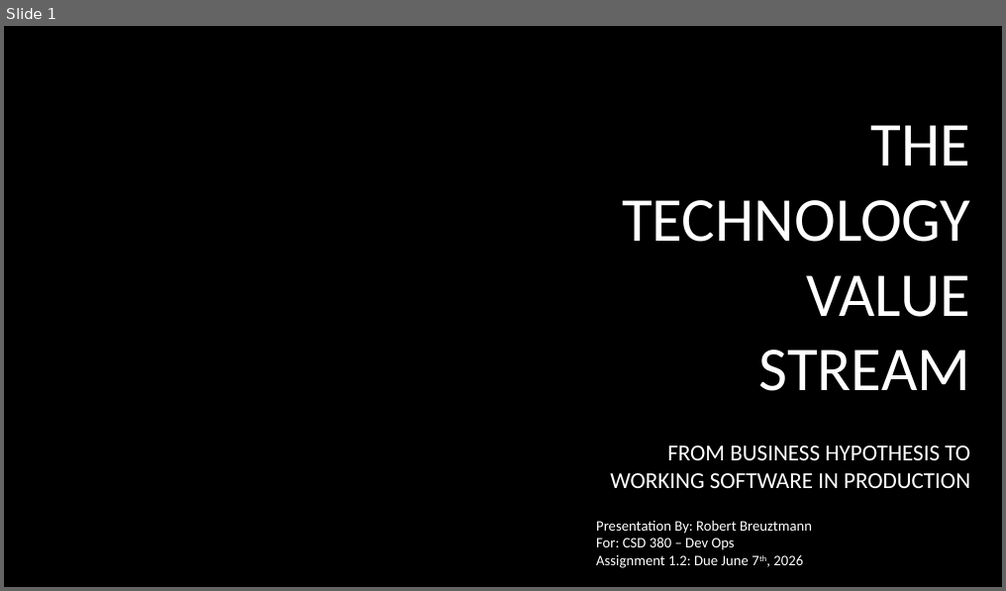
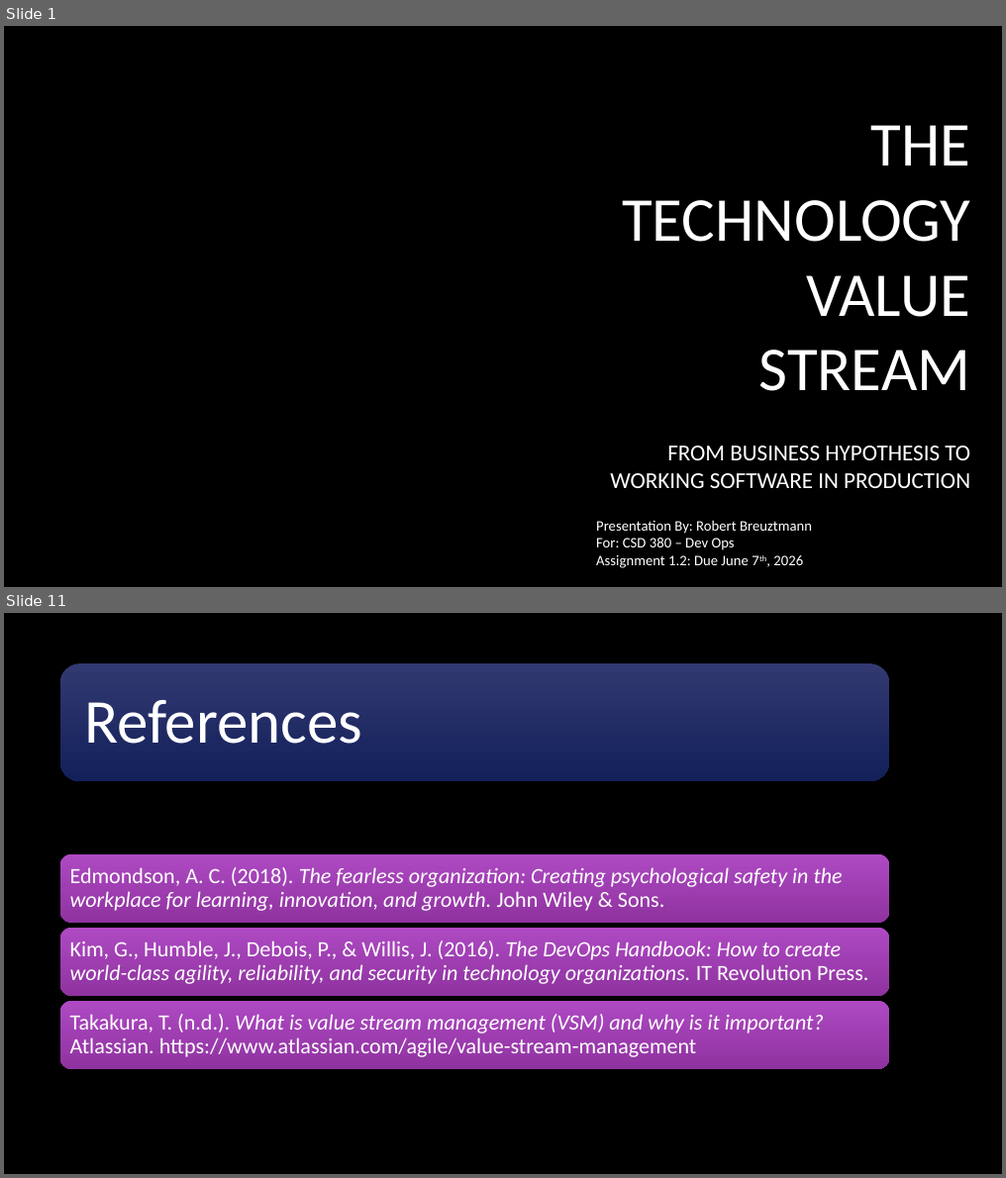
Before and after one commit to BobbyJoeCool/CSD-380, a slide deck: Module-1/Assignment 1.2.pptx. Shown one above the other, each under a label of ours: slide 1 before the commit, slides 1 and 11 after it; the slides between them are not shown. The pictures are 1006x591 and 1006x1178 pixels, drawn with LibreOffice and Linux fonts; fonts in the diff are those of the drawing; background and template pictures are left out. Boxes give left, top, right and bottom in pixels: in the first picture for what was removed or moved away, otherwise in the second. Text is boxed around its words. In the diff, an @@ line names an element or a change of style, - is before the commit and + after.

```diff
--- a/Module-1/Assignment 1.2.pptx
+++ b/Module-1/Assignment 1.2.pptx
@@ slide 11 added at (4,613,1002,1174), background picture (left out) @@
@@ rounded rectangle added at (60,663,890,781), fill gradient #333A72 to #14205A @@
@@ text added at (84,700,362,744), 60 pt, text #FFFFFF @@
+References
@@ group added at (60,854,890,1069): 3 rounded rectangles, 3 texts @@
+Edmondson, A. C. (2018). The fearless organization: Creating psychological safety in the workplace for learning, innovation, and growth. John Wiley & Sons.
+Kim, G., Humble, J., Debois, P., & Willis, J. (2016). The DevOps Handbook: How to create world-class agility, reliability, and security in technology organizations. IT Revolution Press.
+Takakura, T. (n.d.). What is value stream management (VSM) and why is it important? Atlassian. https://www.atlassian.com/agile/value-stream-management
```
Also in this commit, not shown: 4 slides changed, 4 other slides added.
